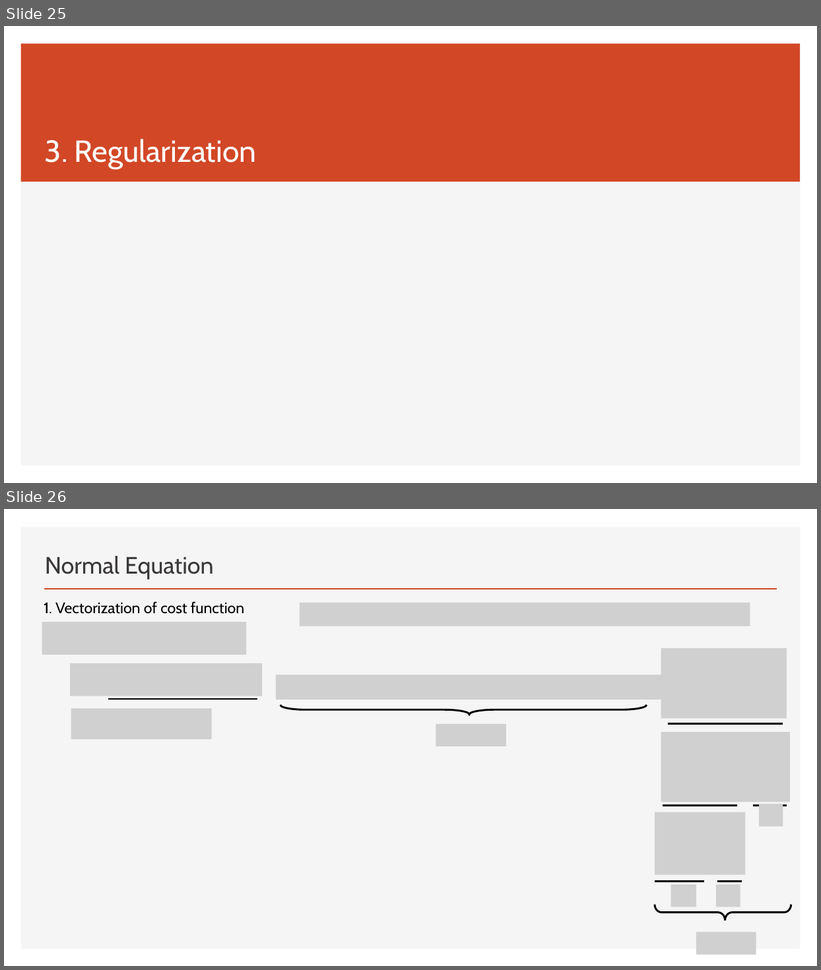
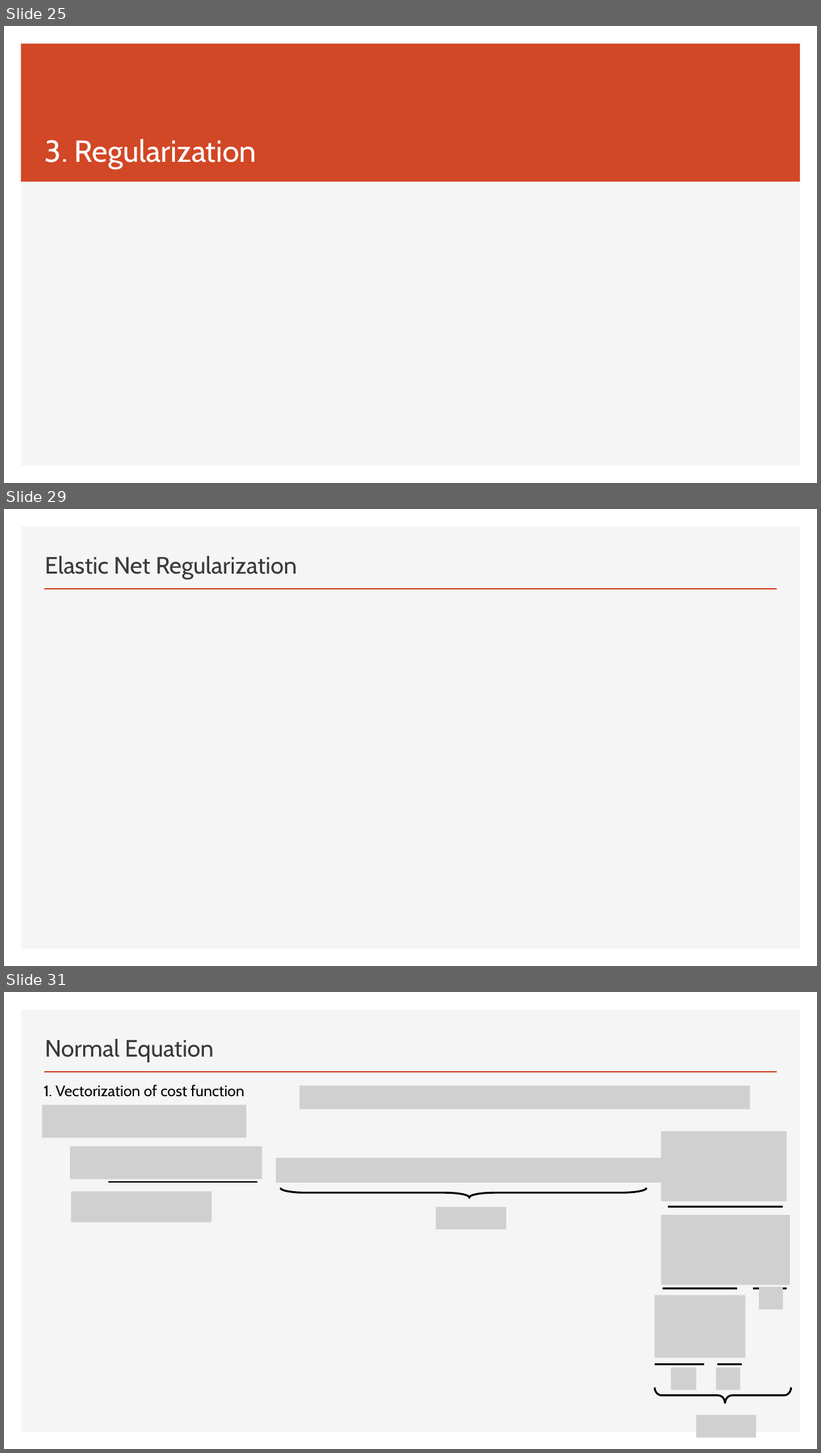
Before and after one commit to ichenwang/ml-course, a slide deck: lecture-2-linear-regression/slides/lecture-2-linear-regression.pptx. Shown one above the other, each under a label of ours: slides 25 and 26 before the commit, slides 25, 29 and 31 after it; the slides between them are not shown. The pictures are 821x970 and 821x1453 pixels, drawn with LibreOffice and Linux fonts; fonts in the diff are those of the drawing; grey boxes stand for pictures. Boxes give left, top, right and bottom in pixels: in the first picture for what was removed or moved away, otherwise in the second. Text is boxed around its words. In the diff, an @@ line names an element or a change of style, - is before the commit and + after.

Commit message:
update with ridge regularization

```diff
--- a/lecture-2-linear-regression/slides/lecture-2-linear-regression.pptx
+++ b/lecture-2-linear-regression/slides/lecture-2-linear-regression.pptx
@@ slide 29 added at [4,509,817,966], background #FFFFFF; not listed: 2 template elements that a slide beside it also shows @@
@@ title added at [45,556,297,579], 28 pt, text #3B3838 @@
+Elastic Net Regularization
@@ what was slide 26 is now slide 31 @@
```
Also in this commit, not shown: 4 other slides added, 2 other files.
